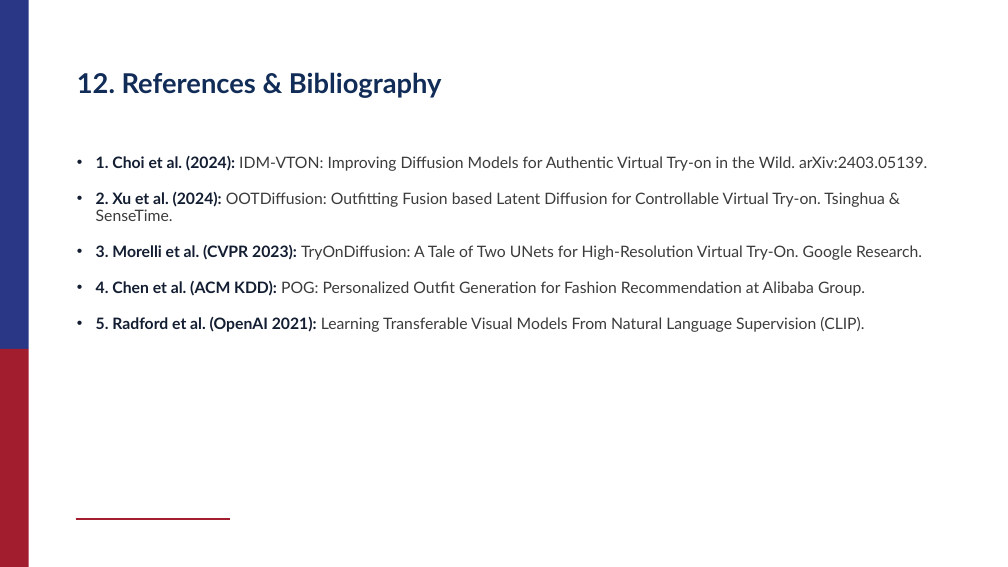
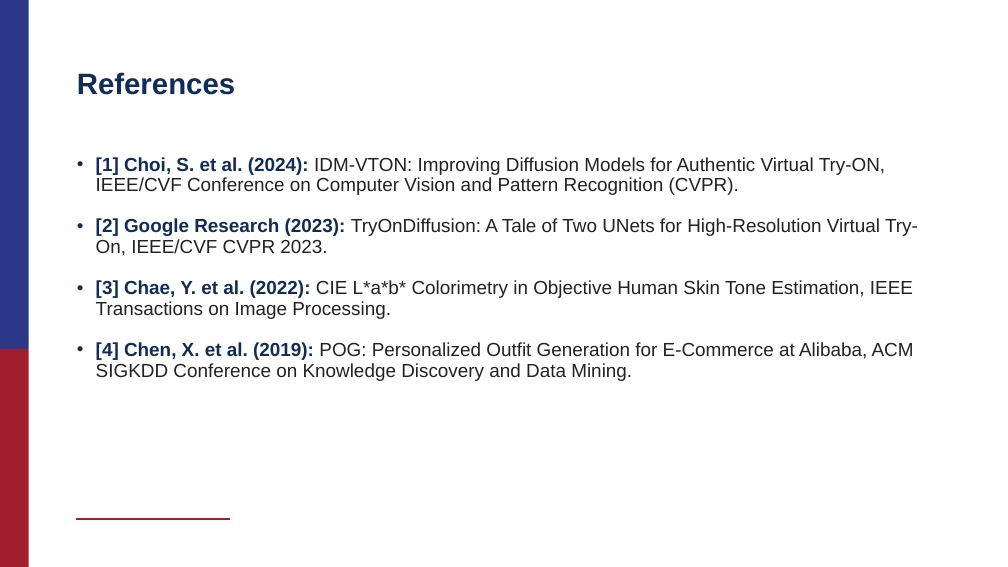
Before and after one commit to Milee-Goyal/DrapeAI, a slide deck: slide 12 of docs/DrapeAI_Synopsis_Presentation.pptx (slide 14 before the commit). Drawn at 1008x567 pixels with LibreOffice and Linux fonts; fonts in the diff are those of the drawing; background and template pictures are left out. Boxes give left, top, right and bottom in pixels: in the first picture for what was removed or moved away, otherwise in the second. Text is boxed around its words. In the diff, an @@ line names an element or a change of style, - is before the commit and + after.

Commit message:
Add college-template presentation based on required outline (Introduction, Literature Review, Research Gap, Objectives, Methodology, Results, Conclusion, Future Scope)

```diff
--- a/docs/DrapeAI_Synopsis_Presentation.pptx
+++ b/docs/DrapeAI_Synopsis_Presentation.pptx
@@ title at [77,72,235,95]: text changed; size 26 to 28 pt; font Lato to Arial @@
-12. References & Bibliography
+References
@@ text at [96,157,918,381]: text changed; size 15 to 18 pt; font Lato to Arial; text colour #3C3C3C to #222222 @@
-• 1. Choi et al. (2024): IDM-VTON: Improving Diffusion Models for Authentic Virtual Try-on in the Wild. arXiv:2403.05139.
-• 2. Xu et al. (2024): OOTDiffusion: Outfitting Fusion based Latent Diffusion for Controllable Virtual Try-on. Tsinghua & SenseTime.
-• 3. Morelli et al. (CVPR 2023): TryOnDiffusion: A Tale of Two UNets for High-Resolution Virtual Try-On. Google Research.
-• 4. Chen et al. (ACM KDD): POG: Personalized Outfit Generation for Fashion Recommendation at Alibaba Group.
-• 5. Radford et al. (OpenAI 2021): Learning Transferable Visual Models From Natural Language Supervision (CLIP).
+• [1] Choi, S. et al. (2024): IDM-VTON: Improving Diffusion Models for Authentic Virtual Try-ON, IEEE/CVF Conference on Computer Vision and Pattern Recognition (CVPR).
+• [2] Google Research (2023): TryOnDiffusion: A Tale of Two UNets for High-Resolution Virtual Try-On, IEEE/CVF CVPR 2023.
+• [3] Chae, Y. et al. (2022): CIE L*a*b* Colorimetry in Objective Human Skin Tone Estimation, IEEE Transactions on Image Processing.
+• [4] Chen, X. et al. (2019): POG: Personalized Outfit Generation for E-Commerce at Alibaba, ACM SIGKDD Conference on Knowledge Discovery and Data Mining.
```
Also in this commit, not shown: 6 other slides changed, 6 slides added, 8 slides removed, 2 other files.
